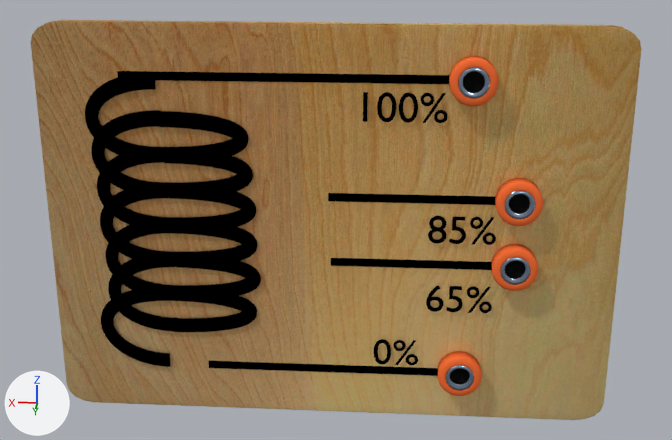
The Blender file SecuenciaLabSimulator/Assets/Prefabs/23.blend, before and after one commit.
Camera for both pictures: a camera (50 mm lens) standing at (-0.84, 10.69, 3.83) and looking at (-0.08, -0.03, 0.12). Lighting does not change. The marker at lower left points along +X, +Y and +Z.

In view in the first picture: 'BaseModulo_23', 'EntradaPlugAnaranjado0%', 'EntradaPlugAnaranjado100%', 'EntradaPlugAnaranjado65%', 'EntradaPlugAnaranjado85%', 'Espiral', 'Plane.000', 'Plane.001', 'Plane.002', 'Plane.003', 'Text', 'Text.001', 'Text.002', 'Text.003'.
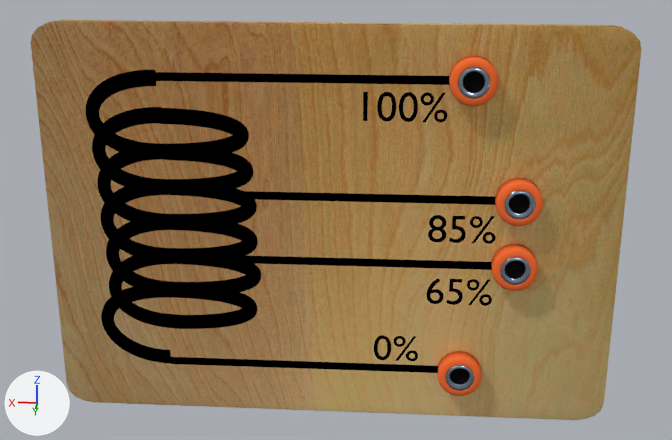
Pixel boxes [x1, y1, x2, y2] of what changed, in the pictures (672 x 440 px):
'Espiral', moved: before [85, 73, 261, 367]; after [86, 70, 261, 363]
'Plane.003', moved, rescaled: before [117, 71, 450, 84]; after [129, 72, 449, 85]
'Plane.001', moved, rescaled: before [209, 361, 438, 376]; after [170, 357, 438, 373]
'Plane.002', moved, rescaled (54% wider, 15% taller): before [328, 193, 495, 205]; after [238, 191, 495, 205]
'Plane.000', moved, rescaled (59% wider, 23% taller): before [331, 258, 492, 270]; after [235, 255, 492, 270]
'Text.002', moved: before [426, 286, 492, 313]; after [427, 278, 492, 306]
'Text', moved: before [363, 92, 447, 123]; after [363, 92, 447, 122]
'Text.003', moved: before [428, 216, 496, 245]; after [428, 215, 496, 244]
'Text.001', moved: before [374, 339, 418, 365]; after [374, 335, 418, 361]

What changed in the scene script:
```text
Change ob_text:
    ob_text.location: (-0.556, 0.102, 4.567) -> (-0.556, 0.067, 4.567)
Change ob_text_001:
    ob_text_001.location: (-0.556, 0.102, 1.415) -> (-0.556, 0.067, 1.457)
Change ob_text_002:
    ob_text_002.location: (-1.317, 0.102, 2.173) -> (-1.317, 0.067, 2.259)
Change ob_text_003:
    ob_text_003.location: (-1.317, 0.102, 3.077) -> (-1.317, 0.067, 3.077)
Change ob_espiral:
    ob_espiral.location: (2.186, 0.104, 3.188) -> (2.186, 0.07, 3.219)
Change ob_plane_003:
    ob_plane_003.location: (0.636, 0.0738, 5.063) -> (0.636, 0.066, 5.055)
    ob_plane_003.scale: (0.05, 0.005, 2.13) -> (0.05, 0.005, 2.0)
Change ob_plane_002:
    ob_plane_002.location: (-0.702, 0.0738, 3.621) -> (-0.199, 0.066, 3.621)
    ob_plane_002.scale: (0.05, 0.005, 1.0) -> (0.05, 0.005, 1.6)
Change ob_plane_000:
    ob_plane_000.location: (-0.732, 0.0738, 2.786) -> (-0.137, 0.066, 2.786)
    ob_plane_000.scale: (0.05, 0.005, 1.0) -> (0.05, 0.005, 1.6)
Change ob_plane_001:
    ob_plane_001.location: (0.361, 0.0738, 1.312) -> (0.361, 0.066, 1.348)
    ob_plane_001.scale: (0.05, 0.005, 1.5) -> (0.05, 0.005, 2.0)
```
